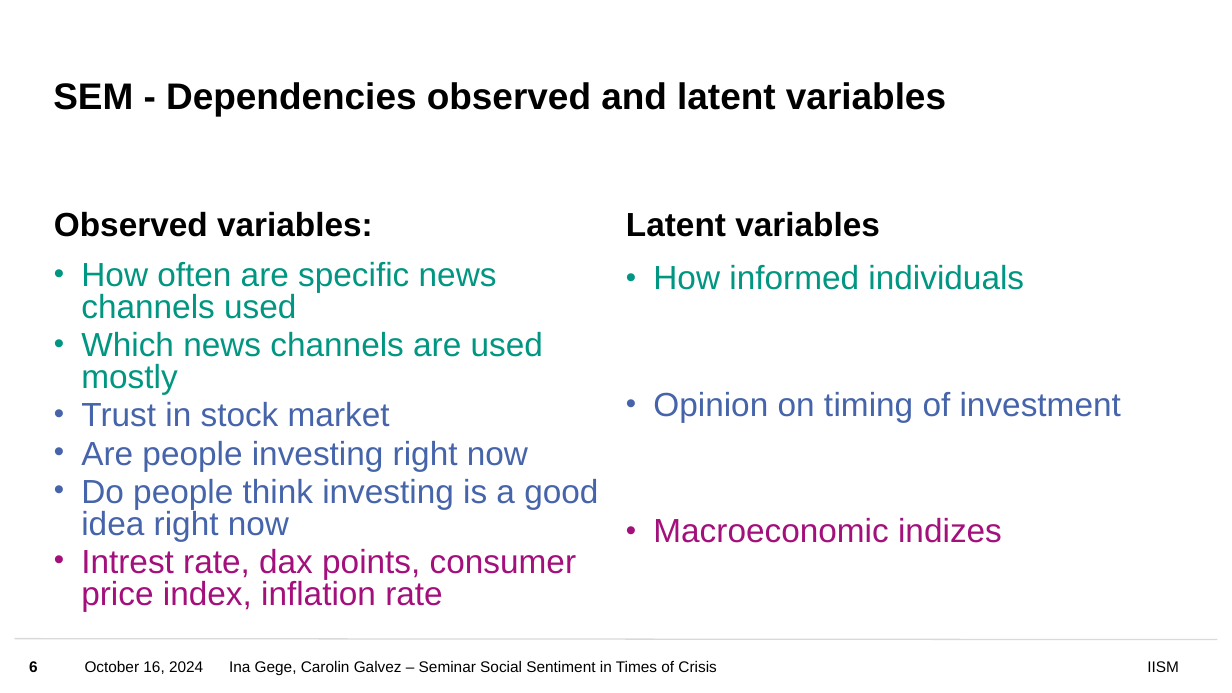
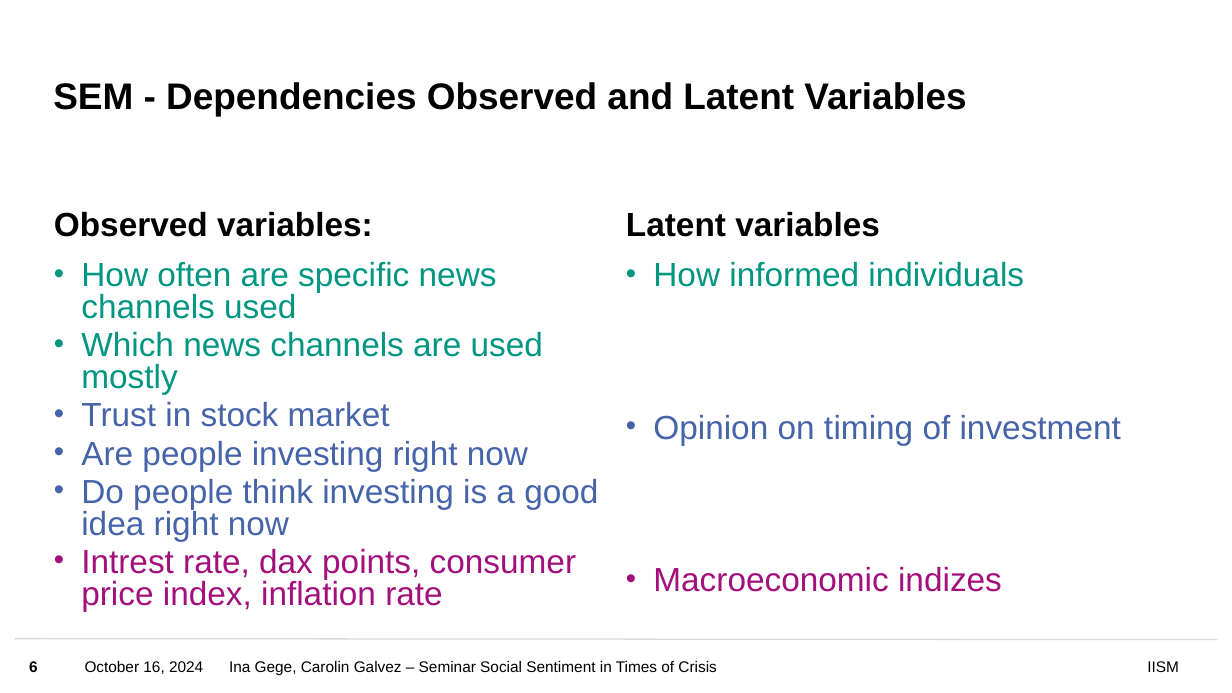
Before and after one commit to inagege/SeminarSocialSentimentInTimesOfCrisis, a slide deck: slide 6 of presentation/interim_presentation.pptx. Drawn at 1232x693 pixels with LibreOffice and Linux fonts; fonts in the diff are those of the drawing; background and template pictures are left out. Boxes give left, top, right and bottom in pixels: in the first picture for what was removed or moved away, otherwise in the second. Text is boxed around its words. In the diff, an @@ line names an element or a change of style, - is before the commit and + after.

```diff
--- a/presentation/interim_presentation.pptx
+++ b/presentation/interim_presentation.pptx
@@ title at (53, 82, 966, 116): text changed @@
-SEM - Dependencies observed and latent variables
+SEM - Dependencies Observed and Latent Variables
@@ text "How informed individuals" at (653, 261, 1121, 592): line spacing 0.9 to 0.8 @@
```
Also in this commit, not shown: 6 other slides changed.
